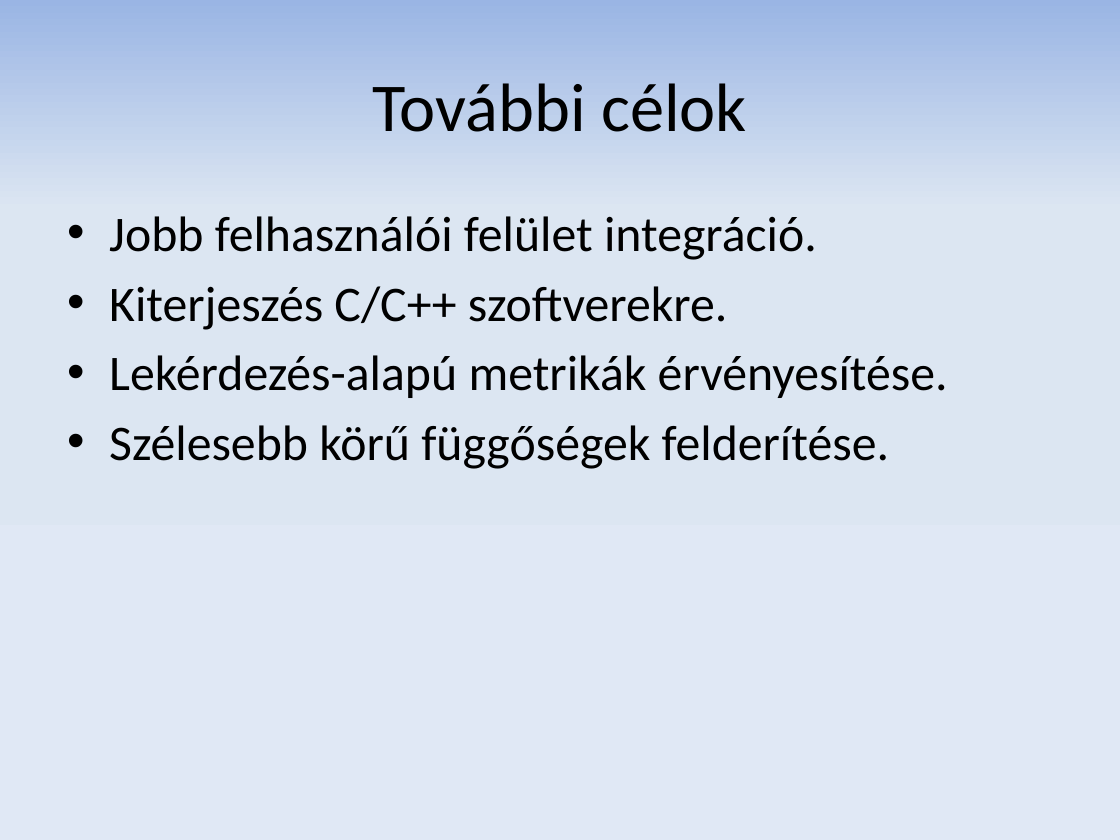
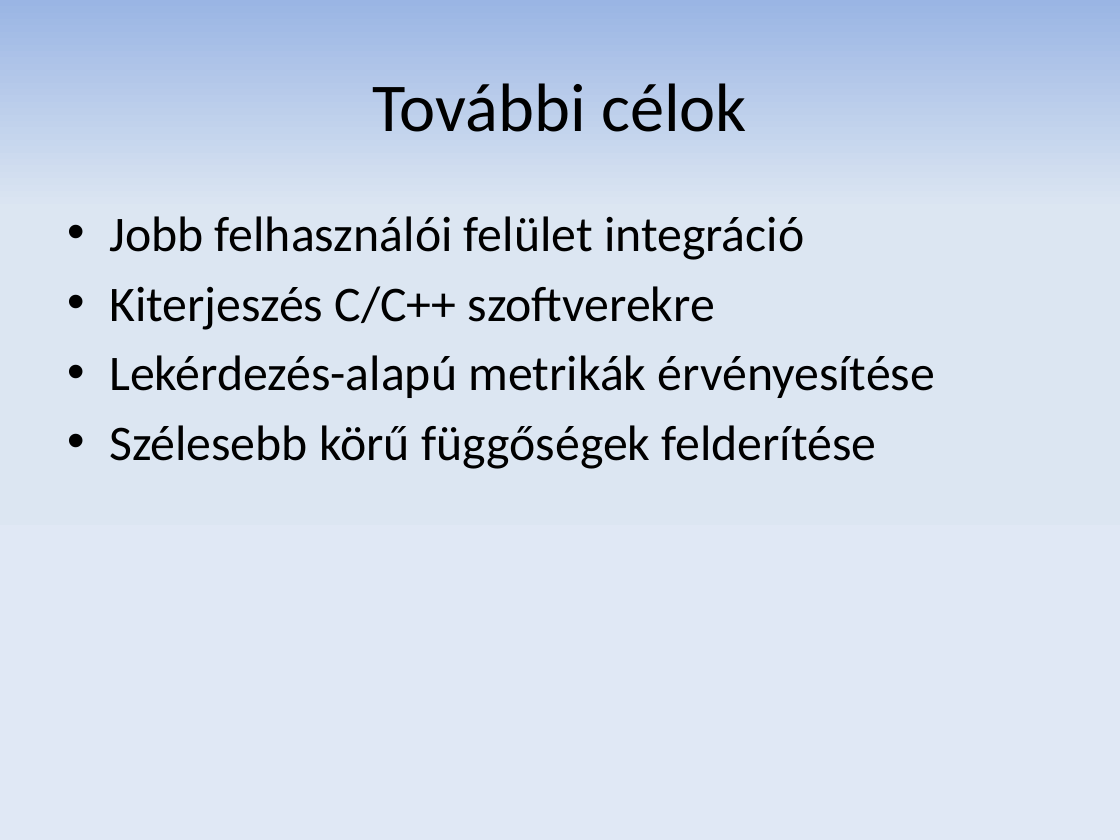
Before and after one commit to donat/incquery-deps, a slide deck: slide 19 of incquery-deps-documentation/presentation/tdk_pres_hu_v2.pptx (slide 18 before the commit). Drawn at 1120x840 pixels with LibreOffice and Linux fonts; fonts in the diff are those of the drawing. Boxes give left, top, right and bottom in pixels: in the first picture for what was removed or moved away, otherwise in the second. Text is boxed around its words. In the diff, an @@ line names an element or a change of style, - is before the commit and + after.

```diff
--- a/incquery-deps-documentation/presentation/tdk_pres_hu_v2.pptx
+++ b/incquery-deps-documentation/presentation/tdk_pres_hu_v2.pptx
@@ text at <box>109,216,935,469</box>: text changed @@
-• Jobb felhasználói felület integráció.
-• Kiterjeszés C/C++ szoftverekre.
-• Lekérdezés-alapú metrikák érvényesítése.
-• Szélesebb körű függőségek felderítése.
+• Jobb felhasználói felület integráció
+• Kiterjeszés C/C++ szoftverekre
+• Lekérdezés-alapú metrikák érvényesítése
+• Szélesebb körű függőségek felderítése
```
Also in this commit, not shown: 11 other slides changed, 2 slides added, 1 slide removed.
